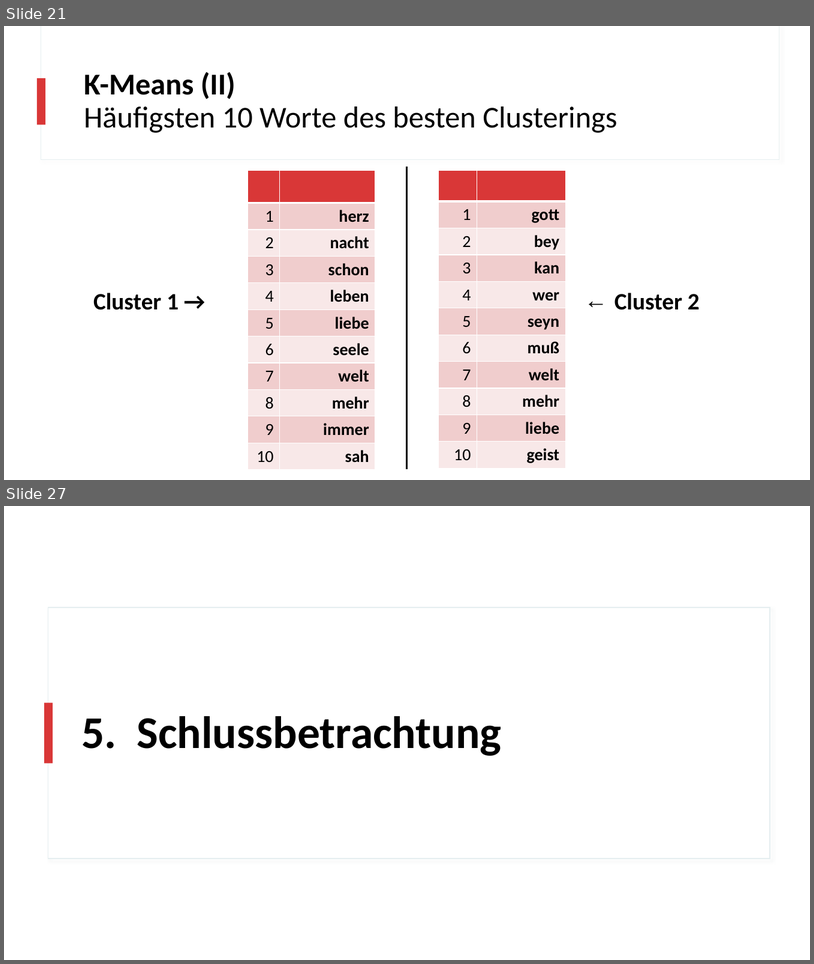
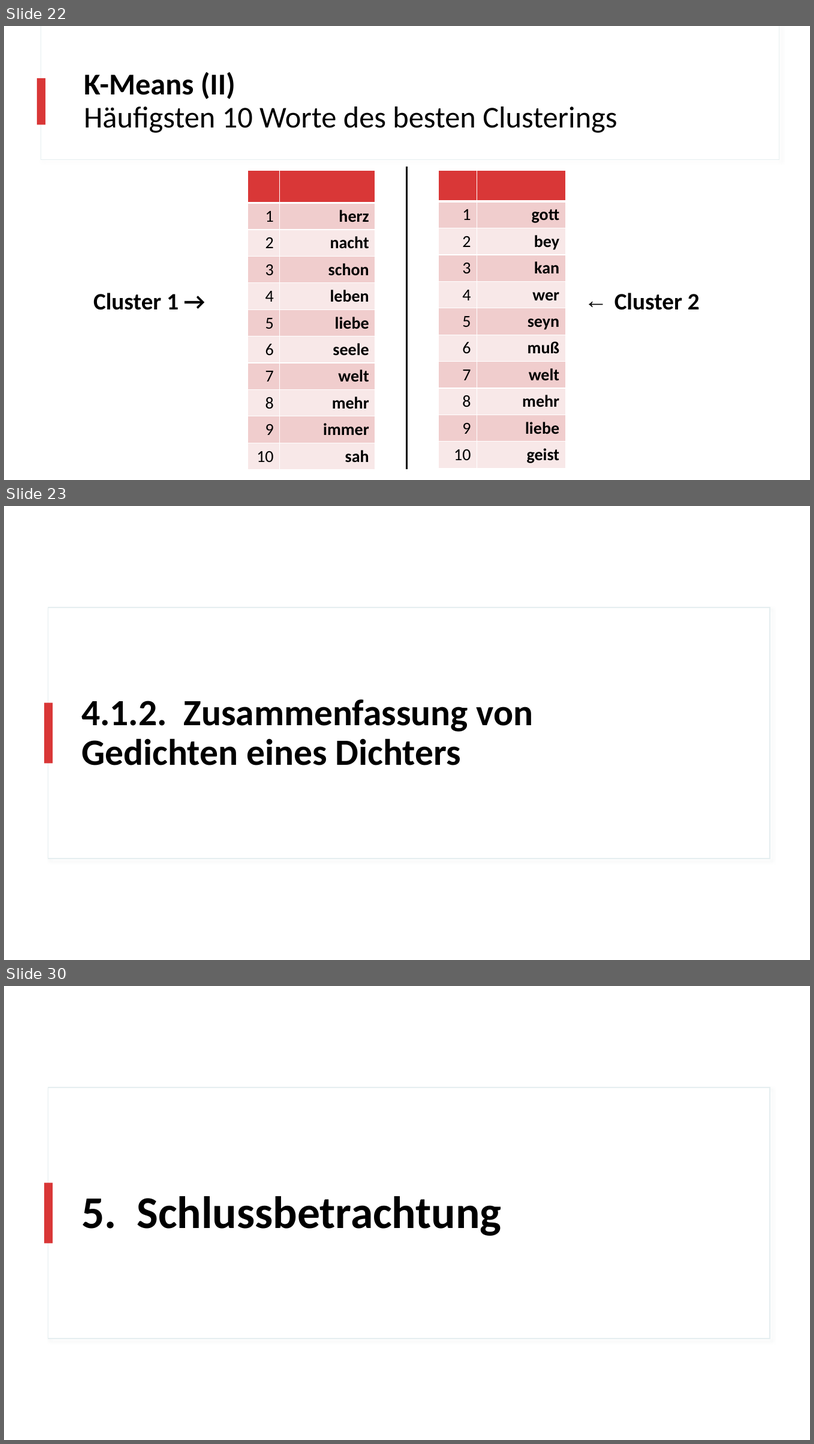
Before and after one commit to realjanpaulus/clusterpoems, a slide deck: literature & presentation/clustering_presentation.pptx. Shown one above the other, each under a label of ours: slides 21 and 27 before the commit, slides 22, 23 and 30 after it; the slides between them are not shown. The pictures are 814x964 and 814x1444 pixels, drawn with LibreOffice and Linux fonts; fonts in the diff are those of the drawing. Boxes give left, top, right and bottom in pixels: in the first picture for what was removed or moved away, otherwise in the second. Text is boxed around its words. In the diff, an @@ line names an element or a change of style, - is before the commit and + after.

```diff
--- a/literature & presentation/clustering_presentation.pptx
+++ b/literature & presentation/clustering_presentation.pptx
@@ slide 23 added at (x1=4, y1=506, x2=810, y2=960), background #FFFFFF; not listed: 2 template elements that a slide beside it also shows @@
@@ title added at (x1=81, y1=699, x2=534, y2=765), 44 pt, text #000000, bold @@
+4.1.2. Zusammenfassung von Gedichten eines Dichters
@@ what was slide 21 is now slide 22 @@
@@ what was slide 27 is now slide 30 @@
```
Also in this commit, not shown: 3 slides changed, 3 other slides added, 1 slide removed, 8 other files.
